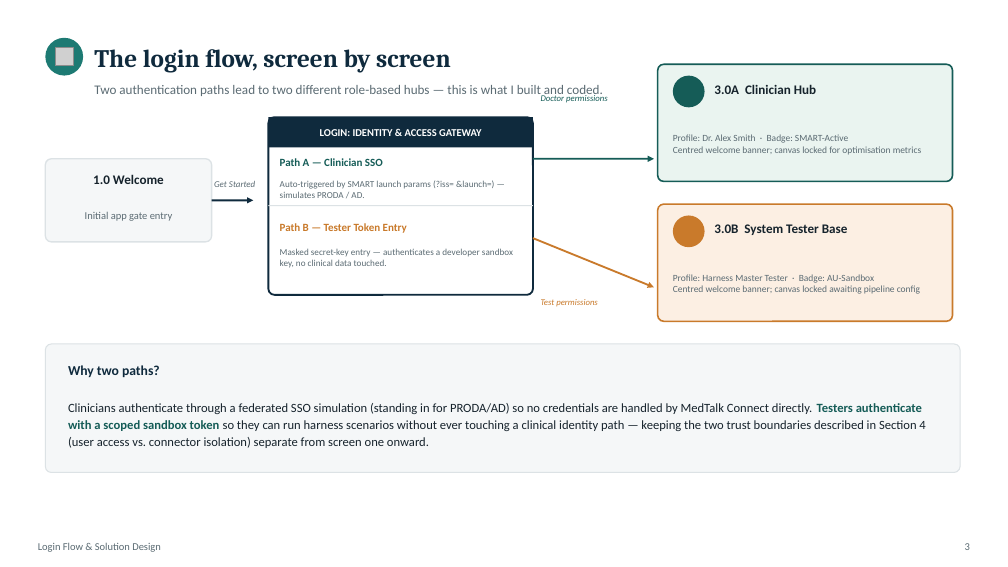
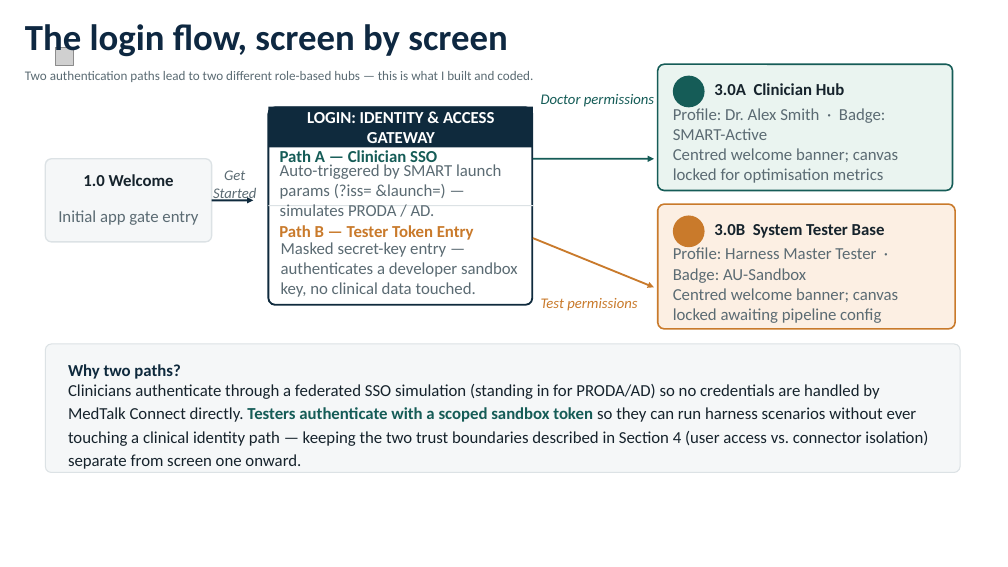
Before and after one commit to SkinnySeal17/HEAALTHCARE_SYSTEM, a slide deck: slide 18 of DOCUMENTS/Presentation_Assignment2.pptx (slide 21 before the commit). Drawn at 1008x567 pixels with LibreOffice and Linux fonts; fonts in the diff are those of the drawing; grey boxes stand for pictures; background and template pictures are left out. Boxes give left, top, right and bottom in pixels: in the first picture for what was removed or moved away, otherwise in the second. Text is boxed around its words. In the diff, an @@ line names an element or a change of style, - is before the commit and + after.

```diff
--- a/DOCUMENTS/Presentation_Assignment2.pptx
+++ b/DOCUMENTS/Presentation_Assignment2.pptx
@@ text "The login flow, screen by ...": place and size @@
-text "The login flow, screen by ..." at bbox=[94, 49, 451, 73]
+text "The login flow, screen by ..." at bbox=[25, 24, 507, 60]
@@ text "The login flow, screen by ..." at bbox=[25, 24, 507, 60]: size 24 to 35 pt, font Cambria to Calibri, text colour #0F2A3D to #0E2841 @@
@@ ellipse removed at bbox=[45, 38, 83, 76] @@
@@ text "Two authentication paths lead to ...": place and size @@
-text "Two authentication paths lead to ..." at bbox=[94, 85, 603, 98]
+text "Two authentication paths lead to ..." at bbox=[25, 71, 533, 82]
@@ text "Doctor permissions" at bbox=[541, 94, 654, 107]: size 8.3 to 14 pt @@
@@ rounded rectangle: place and size @@
-rounded rectangle at bbox=[658, 64, 953, 181]
+rounded rectangle at bbox=[658, 64, 953, 191]
@@ rounded rectangle: place and size @@
-rounded rectangle at bbox=[268, 117, 533, 295]
+rounded rectangle at bbox=[268, 107, 532, 305]
@@ rectangle: place and size @@
-rectangle at bbox=[268, 117, 533, 147]
+rectangle at bbox=[268, 107, 533, 147]
@@ text "LOGIN: IDENTITY & ACCESS GATEWAY" at bbox=[307, 112, 495, 148]: size 10 to 16 pt @@
@@ text "Profile: Dr. Alex Smith · ..." at bbox=[673, 106, 898, 183]: size 9 to 16 pt @@
@@ text "Path A — Clinician SSO" at bbox=[280, 150, 437, 167]: size 10.5 to 16 pt @@
@@ text "Get Started" at bbox=[213, 170, 256, 202]: size 8.5 to 14 pt @@
@@ text "Auto-triggered by SMART launch params ..." at bbox=[280, 164, 501, 216]: size 8.7 to 16 pt @@
@@ text "Initial app gate entry" at bbox=[58, 210, 198, 225]: size 10 to 16 pt @@
@@ rounded rectangle: place and size @@
-rounded rectangle at bbox=[658, 204, 953, 321]
+rounded rectangle at bbox=[658, 204, 955, 329]
@@ text "Path B — Tester Token ..." at bbox=[279, 225, 474, 240]: size 10.5 to 16 pt @@
@@ size 12.5 to 16 pt in 3 elements at bbox=[83, 174, 174, 186], bbox=[714, 83, 845, 95], bbox=[714, 224, 885, 238] @@
@@ text "Masked secret-key entry — authenticates ..." at bbox=[281, 242, 518, 297]: size 8.7 to 16 pt @@
@@ text "Profile: Harness Master Tester · ..." at bbox=[673, 246, 898, 323]: size 9 to 16 pt @@
@@ text "Test permissions" at bbox=[541, 298, 637, 311]: size 8.3 to 14 pt @@
@@ text "Why two paths?" at bbox=[68, 364, 180, 379]: size 13 to 16 pt @@
@@ text "Clinicians authenticate through a federated ..." at bbox=[68, 384, 928, 469]: size 12 to 16 pt @@
@@ text removed at bbox=[38, 543, 161, 552] @@
-Login Flow & Solution Design
@@ text removed at bbox=[965, 543, 970, 550] @@
-3
```
Also in this commit, not shown: 9 other slides changed, 4 slides added, 3 slides removed.
